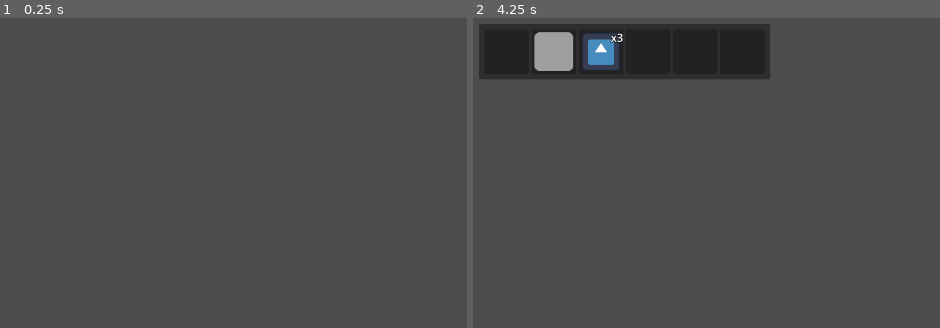
Above: before the commit, frames 1-2 (left to right).
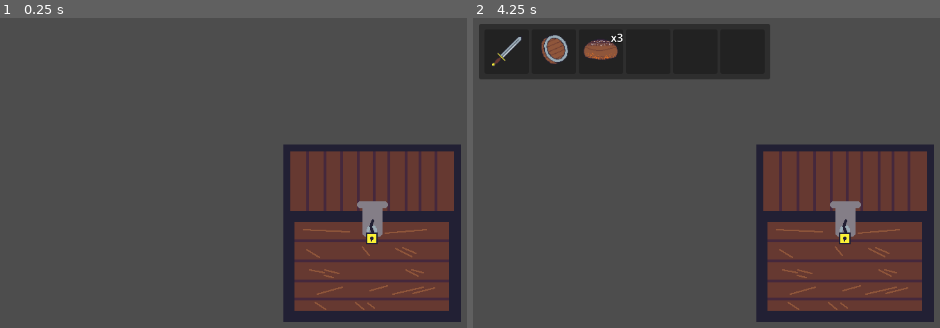
Above: after the commit, the same moments.

Repository: QGeeDev/CraftVentory2D
Game: Godot game, scene res://examples/ExampleScene.tscn
Same seed, same stepped clock (60 frames per second), same inputs: the game is played once before the commit and once after it. The project has no main scene, so this scene is started directly. The engine's default icon, where the game draws it, is replaced by a stand-in: a white triangle on a blue panel in a dark square.
Inputs (mouse positions are in pixels of both pictures, inside the frame that each line leads up to):
- Up to frame 1 (0.25 s): no input
- Up to frame 2 (4.25 s): tap Enter at 0.5, 2, 3.5 s; move the mouse to (outside the picture) at 0.52 s; click (outside the picture) at 0.67 s; tap Space at 1.25, 2.75 s; move the mouse to (711, 262) at 1.27 s; click (711, 262) at 1.42 s; move the mouse to (outside the picture) at 2.02 s; click (outside the picture) at 2.17 s; move the mouse to (outside the picture) at 2.77 s; click (outside the picture) at 2.92 s; move the mouse to (outside the picture) at 3.52 s; click (outside the picture) at 3.67 s; tap Tab (toggle_inventory_view) at 4.15 s

The runs differ from the first frame. In frame 1, 22% of the frame differs, in the area x 60-99%, y 40-99%; in frame 2, 24%, in the area x 4-99%, y 4-99%.

Commit message:
I am not an artist

Diff:
--- a/examples/ExampleScene.tscn
+++ b/examples/ExampleScene.tscn
@@ -1,10 +1,11 @@
-[gd_scene load_steps=6 format=3 uid="uid://se1njaroli4t"]
+[gd_scene load_steps=7 format=3 uid="uid://se1njaroli4t"]
 
 [ext_resource type="Script" path="res://examples/ExampleScene.gd" id="1_lm27m"]
 [ext_resource type="PackedScene" uid="uid://bmolm37tyqifq" path="res://scenes/Inventory.tscn" id="1_sd6cw"]
 [ext_resource type="Script" path="res://examples/InventoryInterface.gd" id="2_6i7ey"]
 [ext_resource type="PackedScene" uid="uid://6hllgdw8u3y4" path="res://examples/LootChest.tscn" id="2_ump08"]
 [ext_resource type="Resource" uid="uid://0l3f11er74q8" path="res://examples/resources/inventory/ExampleInventory.tres" id="3_ctrg2"]
+[ext_resource type="Texture2D" uid="uid://dwb280vij5h6g" path="res://examples/resources/textures/Chest.png" id="6_yt2xr"]
 
 [node name="ExampleScene" type="Node2D"]
 script = ExtResource("1_lm27m")
@@ -30,3 +31,7 @@
 
 [node name="LootChest" parent="." instance=ExtResource("2_ump08")]
 inventory_data = ExtResource("3_ctrg2")
+
+[node name="Sprite2D" type="Sprite2D" parent="LootChest"]
+position = Vector2(538, 312)
+texture = ExtResource("6_yt2xr")
--- a/examples/resources/items/Bread.tres
+++ b/examples/resources/items/Bread.tres
@@ -1,7 +1,7 @@
 [gd_resource type="Resource" script_class="ItemData" load_steps=3 format=3 uid="uid://dlv5u83nalt57"]
 
 [ext_resource type="Script" path="res://data/items/item_data.gd" id="1_c3u2c"]
-[ext_resource type="Texture2D" uid="uid://boahwy5p0np0v" path="res://icon.svg" id="2_1kue0"]
+[ext_resource type="Texture2D" uid="uid://dnogthfu34ako" path="res://examples/resources/textures/Bread.png" id="2_bnr6x"]
 
 [resource]
 script = ExtResource("1_c3u2c")
@@ -9,5 +9,5 @@
 name = "Loaf of bread"
 description = "Like a glutenous pillow"
 stackable = true
-texture = ExtResource("2_1kue0")
+texture = ExtResource("2_bnr6x")
 category = "food"
--- a/examples/resources/items/Shield.tres
+++ b/examples/resources/items/Shield.tres
@@ -1,7 +1,7 @@
 [gd_resource type="Resource" script_class="ItemData" load_steps=3 format=3 uid="uid://dkqpq2w7gslum"]
 
 [ext_resource type="Script" path="res://data/items/item_data.gd" id="1_vh1bx"]
-[ext_resource type="Texture2D" uid="uid://cxwj1wqoxj4ec" path="res://resources/textures/item_slot_bg.png" id="2_1iptu"]
+[ext_resource type="Texture2D" uid="uid://dmcsol4h8y6xm" path="res://examples/resources/textures/Shield.png" id="2_r8bte"]
 
 [resource]
 script = ExtResource("1_vh1bx")
@@ -9,5 +9,5 @@
 name = "Wooden Shield"
 description = "Protect yourself from everything except fire and splinters"
 stackable = false
-texture = ExtResource("2_1iptu")
+texture = ExtResource("2_r8bte")
 category = "weapon"
--- a/examples/resources/items/Sword.tres
+++ b/examples/resources/items/Sword.tres
@@ -1,6 +1,7 @@
-[gd_resource type="Resource" script_class="ItemData" load_steps=2 format=3 uid="uid://dkcy4qwxeer0j"]
+[gd_resource type="Resource" script_class="ItemData" load_steps=3 format=3 uid="uid://dkcy4qwxeer0j"]
 
 [ext_resource type="Script" path="res://data/items/item_data.gd" id="1_l4rkc"]
+[ext_resource type="Texture2D" uid="uid://ijwq6d43gaun" path="res://examples/resources/textures/Sword.png" id="2_hrkxh"]
 
 [resource]
 script = ExtResource("1_l4rkc")
@@ -8,4 +9,5 @@
 name = "Short Sword"
 description = "An elegant weapon, from a less civilised time"
 stackable = false
+texture = ExtResource("2_hrkxh")
 category = "weapon"
--- a/scenes/InventorySlot.gd
+++ b/scenes/InventorySlot.gd
@@ -4,6 +4,9 @@
 @onready var quantity_label = $QuantityLabel
 
 var slot_data: InventorySlot
+
+func _on_gui_input(event: InputEvent) -> void:
+	pass
 
 func set_slot(slotData: InventorySlot) -> void:
 	var item_data = slotData.item_data
Binary file added: examples/resources/textures/Bread.png
Not shown, added: examples/resources/textures/Bread.png.import
Binary file added: examples/resources/textures/Chest.png
Not shown, added: examples/resources/textures/Chest.png.import
Binary file added: examples/resources/textures/Shield.png
Not shown, added: examples/resources/textures/Shield.png.import
Binary file added: examples/resources/textures/Sword.png
Not shown, added: examples/resources/textures/Sword.png.import
Not shown, changed: .gitignore
